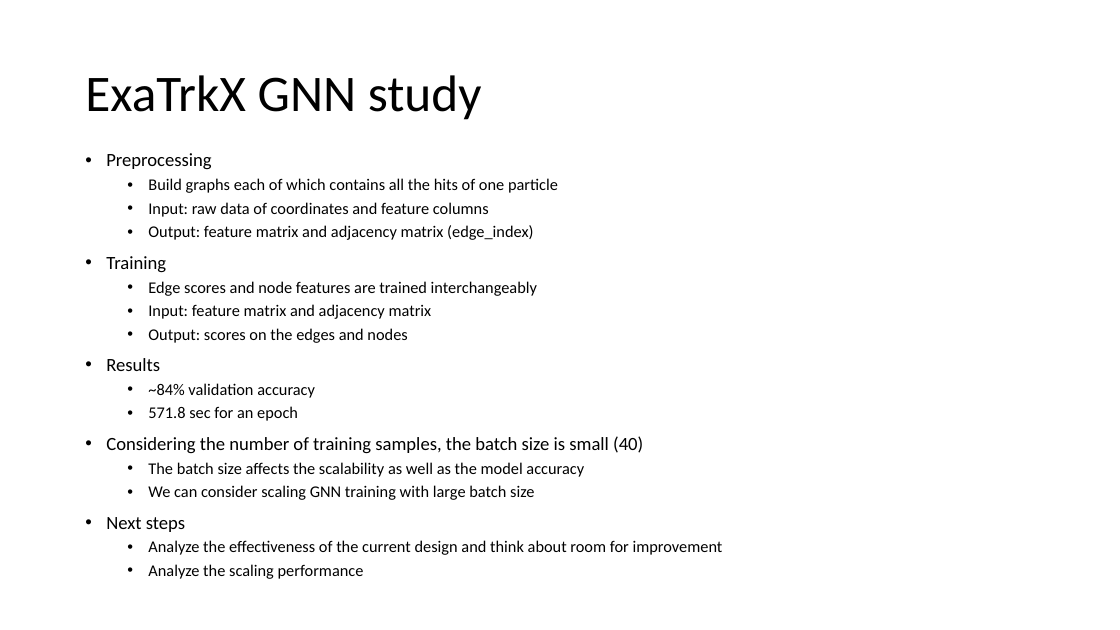
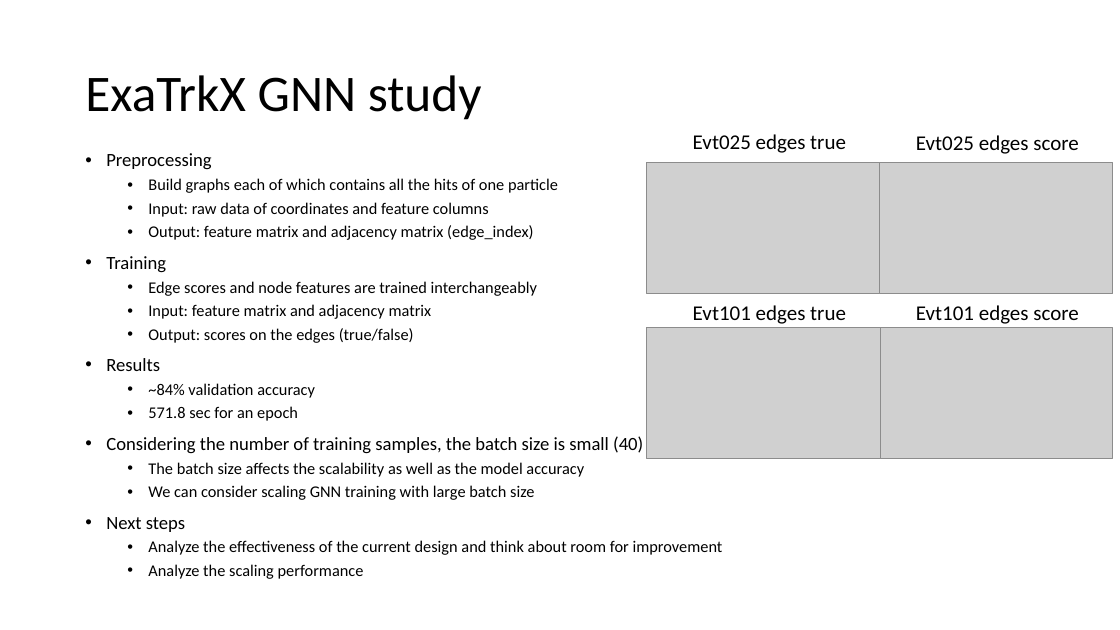
Before and after one commit to wkliao/HEP, a slide deck: slide 1 of Exa.TrkX/Jun17_2020_meeting.pptx. Drawn at 1120x630 pixels with LibreOffice and Linux fonts; fonts in the diff are those of the drawing; grey boxes stand for pictures. Boxes give left, top, right and bottom in pixels: in the first picture for what was removed or moved away, otherwise in the second. Text is boxed around its words. In the diff, an @@ line names an element or a change of style, - is before the commit and + after.

```diff
--- a/Exa.TrkX/Jun17_2020_meeting.pptx
+++ b/Exa.TrkX/Jun17_2020_meeting.pptx
@@ text added at (693,134,846,153), 18 pt, text #000000 @@
+Evt025 edges true
@@ text added at (916,135,1078,154), 18 pt, text #000000 @@
+Evt025 edges score
@@ picture added at (647,162,881,293) @@
@@ picture added at (880,162,1113,293) @@
@@ text at (148,328,414,343): text changed @@
-  • Output: scores on the edges and nodes
+  • Output: scores on the edges (true/false)
@@ picture added at (647,328,881,459) @@
@@ text added at (693,305,846,324), 18 pt, text #000000 @@
+Evt101 edges true
@@ picture added at (881,328,1113,459) @@
@@ text added at (916,305,1078,324), 18 pt, text #000000 @@
+Evt101 edges score
```
Also in this commit, not shown: 1 other slide changed.
